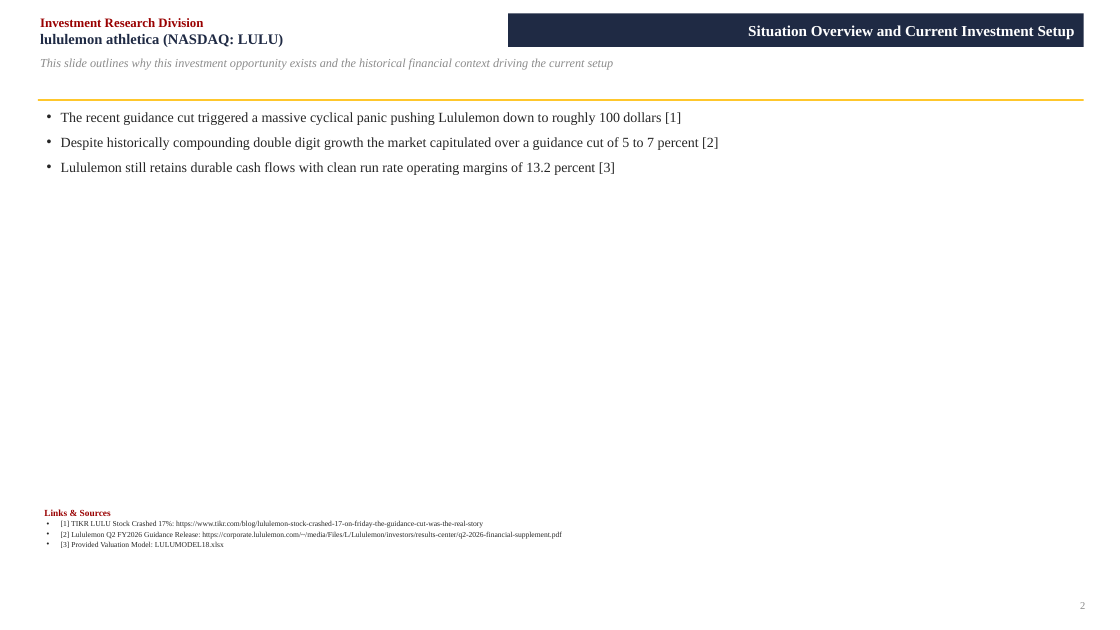
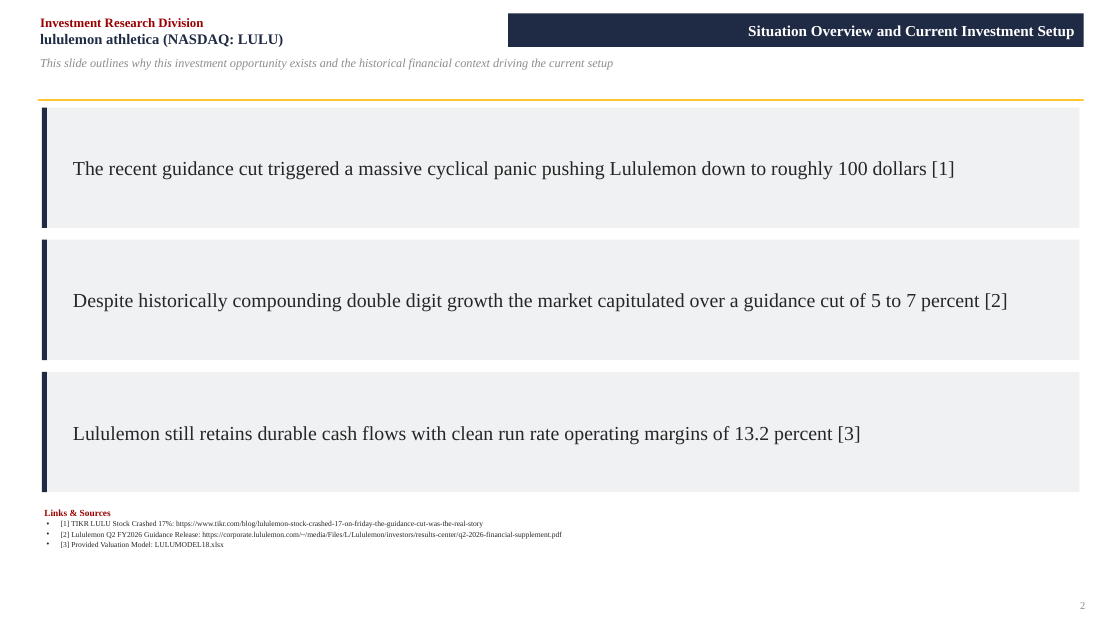
Before and after one commit to vengeanceaiUSC/RM, a slide deck: slide 2 of LULU/LULU_Investment_Pitch_Deck.pptx. Drawn at 1120x630 pixels with LibreOffice and Linux fonts; fonts in the diff are those of the drawing. Boxes give left, top, right and bottom in pixels: in the first picture for what was removed or moved away, otherwise in the second. Text is boxed around its words. In the diff, an @@ line names an element or a change of style, - is before the commit and + after.

```diff
--- a/LULU/LULU_Investment_Pitch_Deck.pptx
+++ b/LULU/LULU_Investment_Pitch_Deck.pptx
@@ rectangle added at [42, 108, 1080, 228], fill #F0F1F3 @@
@@ rectangle added at [42, 108, 47, 228], fill #1F2A44 @@
@@ text at [61, 112, 681, 125]: paragraph removed @@
-• The recent guidance cut triggered a massive cyclical panic pushing Lululemon down to roughly 100 dollars [1]
@@ text at [61, 162, 615, 175]: paragraph removed @@
-• Lululemon still retains durable cash flows with clean run rate operating margins of 13.2 percent [3]
@@ text added at [73, 161, 955, 180], 17 pt, text #262626 @@
+The recent guidance cut triggered a massive cyclical panic pushing Lululemon down to roughly 100 dollars [1]
@@ rectangle added at [42, 239, 1080, 360], fill #F0F1F3 @@
@@ rectangle added at [42, 239, 47, 360], fill #1F2A44 @@
@@ text "Despite historically compounding double digit ...": place and size @@
-text "Despite historically compounding double digit ..." at [61, 112, 718, 175]
+text "Despite historically compounding double digit ..." at [73, 293, 1008, 312]
@@ text "Despite historically compounding double digit ..." at [73, 293, 1008, 312]: size 12 to 17 pt; bullet • to none; less space between paragraphs; vertical alignment top to middle @@
@@ rectangle added at [42, 372, 1080, 492], fill #F0F1F3 @@
@@ rectangle added at [42, 372, 47, 492], fill #1F2A44 @@
@@ text added at [73, 426, 861, 444], 17 pt, text #262626 @@
+Lululemon still retains durable cash flows with clean run rate operating margins of 13.2 percent [3]
```
Also in this commit, not shown: 21 other slides changed, 2 other files.
